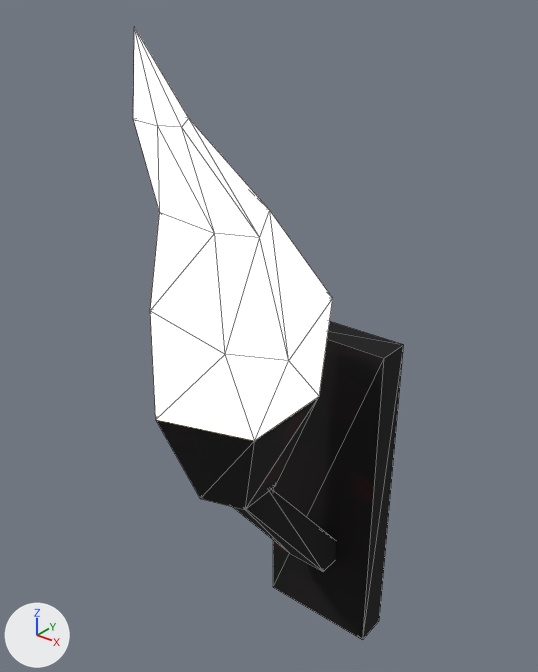
A saved change to the glTF model maps/bentham_ring/models/torch.glb.
Rendered twice from a camera (50 mm lens) standing at (0.505, -0.805, 0.693) and looking at (-0.027, -0.14, 0.28). The lights are fixed; the arrows at lower left show +X, +Y and +Z. The picture after the commit comes second. Mesh edges are drawn as thin lines.

Before the edit, the objects in view are built like this:
```python
mat_torchflame = bpy.data.materials.new('TorchFlame')
mat_torchflame.use_nodes = True; mat_torchflame.node_tree.nodes.clear()
_N = mat_torchflame.node_tree.nodes; _L = mat_torchflame.node_tree.links
n0 = _N.new('ShaderNodeBsdfPrincipled'); n0.name = 'Principled BSDF'
n0.inputs[2].default_value = 0.95  # 'Roughness'
n0.inputs[28].default_value = 1.0  # 'Emission Strength'
n1 = _N.new('ShaderNodeOutputMaterial'); n1.name = 'Material Output'
n2 = _N.new('ShaderNodeMix'); n2.name = 'Mix'
n2.data_type = 'RGBA'
n2.blend_type = 'MULTIPLY'
n2.inputs[0].default_value = 1.0  # 'Factor'
n3 = _N.new('ShaderNodeVertexColor'); n3.name = 'Color Attribute'
n4 = _N.new('ShaderNodeTexImage'); n4.name = 'Image Texture'
n4.image = img_hell_props_albedo
n4.interpolation = 'Closest'
_L.new(n0.outputs[0], n1.inputs[0])  # 'BSDF' to 'Surface'
_L.new(n2.outputs[2], n0.inputs[0])  # 'Result' to 'Base Color'
_L.new(n3.outputs[0], n2.inputs[7])  # 'Color' to 'B'
_L.new(n4.outputs[0], n2.inputs[6])  # 'Color' to 'A'
me_torch = bpy.data.meshes.new('Torch')
me_torch.from_pydata(...)  # 42 vertices, 68 faces; spans x -0.1..0.102, y -0.335..0.0, z -0.25..0.65
# faces by material slot: [33, 35]
me_torch.materials.append(mat_hellrock)
me_torch.materials.append(mat_torchflame)
ob_torch = bpy.data.objects.new('Torch', me_torch)
ob_torch.location = (0.0, 0.0, 0.0)
```
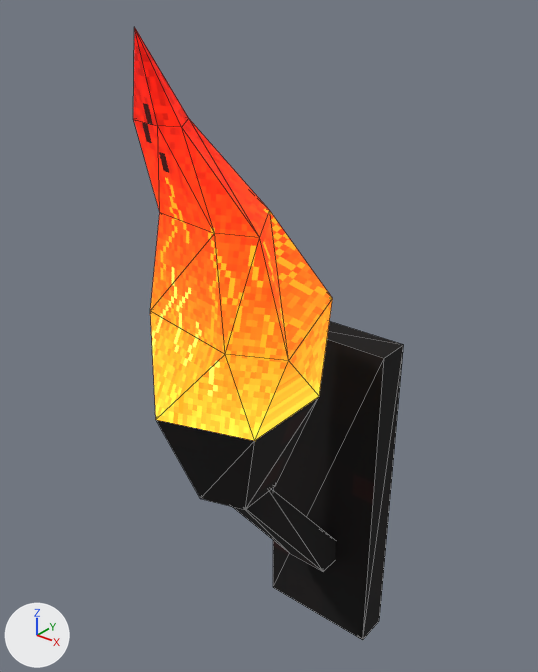
Location of each change, (x1, y1, x2, y2) in pixels of the pictures (538 x 672 px):
'Torch', surface changed (darker): (133, 27, 333, 444) in both

The change, as a diff of the scene's bpy script:
```diff
--- a/maps/bentham_ring/models/torch.glb.py
+++ b/maps/bentham_ring/models/torch.glb.py
@@ mat_torchflame @@
 n1 = _N.new('ShaderNodeOutputMaterial'); n1.name = 'Material Output'
+n4 = _N.new('ShaderNodeTexImage'); n4.name = 'Image Texture'
+n4.image = img_hell_props_albedo
+n4.interpolation = 'Closest'
 n2 = _N.new('ShaderNodeMix'); n2.name = 'Mix'
@@ mat_torchflame @@
 n3 = _N.new('ShaderNodeVertexColor'); n3.name = 'Color Attribute'
-n4 = _N.new('ShaderNodeTexImage'); n4.name = 'Image Texture'
-n4.image = img_hell_props_albedo
-n4.interpolation = 'Closest'
+n5 = _N.new('ShaderNodeTexImage'); n5.name = 'Image Texture.001'
+n5.image = img_hell_props_albedo
+n5.interpolation = 'Closest'
 _L.new(n0.outputs[0], n1.inputs[0])  # 'BSDF' to 'Surface'
@@ mat_torchflame @@
 n0 = _N.new('ShaderNodeBsdfPrincipled'); n0.name = 'Principled BSDF'
 _L.new(n3.outputs[0], n2.inputs[7])  # 'Color' to 'B'
-_L.new(n4.outputs[0], n2.inputs[6])  # 'Color' to 'A'
+_L.new(n4.outputs[0], n0.inputs[27])  # 'Color' to 'Emission Color'
+_L.new(n5.outputs[0], n2.inputs[6])  # 'Color' to 'A'
```
